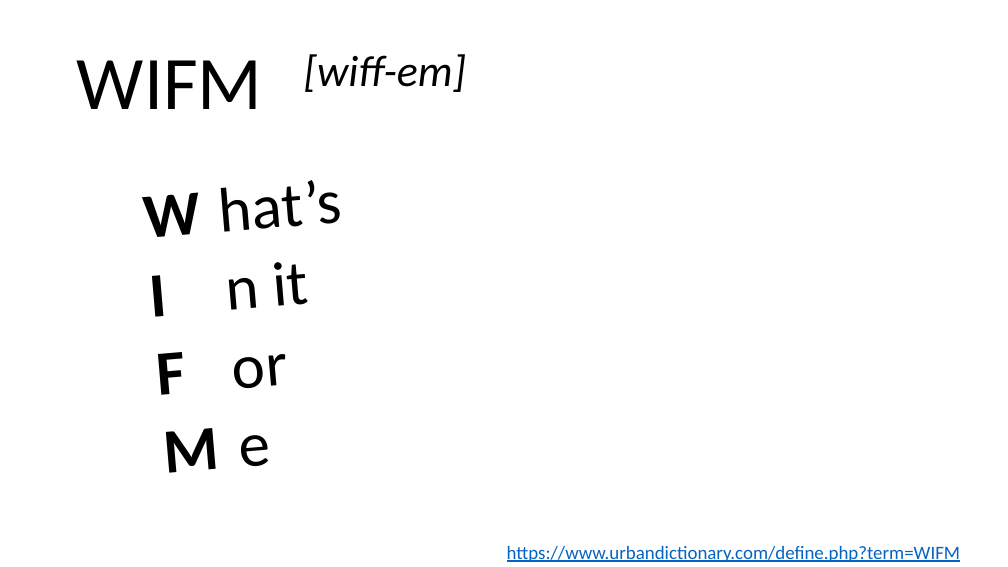
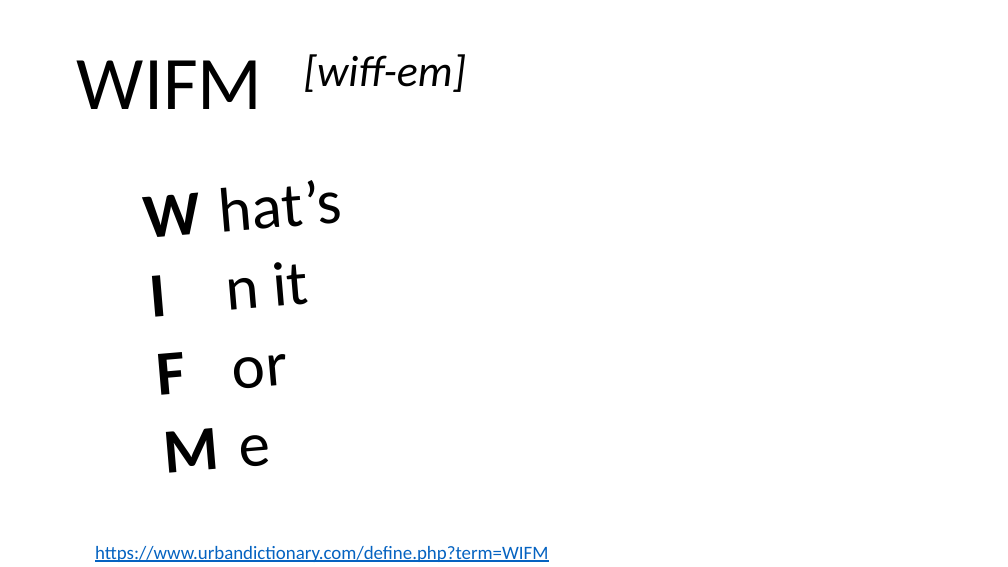
Before and after one commit to SteveLasker/Presentations, a slide deck: slide 3 of ACR/OCIArtifactRegistries.pptm. Drawn at 1008x567 pixels with LibreOffice and Linux fonts; fonts in the diff are those of the drawing; background and template pictures are left out. Boxes give left, top, right and bottom in pixels: in the first picture for what was removed or moved away, otherwise in the second. Text is boxed around its words. In the diff, an @@ line names an element or a change of style, - is before the commit and + after.

```diff
--- a/ACR/OCIArtifactRegistries.pptm
+++ b/ACR/OCIArtifactRegistries.pptm
@@ text "https://www.urbandictionary.com/define.php?term=WIFM": place and size @@
-text "https://www.urbandictionary.com/define.php?term=WIFM" at bbox=[507, 546, 960, 562]
+text "https://www.urbandictionary.com/define.php?term=WIFM" at bbox=[95, 546, 548, 562]
```
Also in this commit, not shown: 6 other slides changed.
